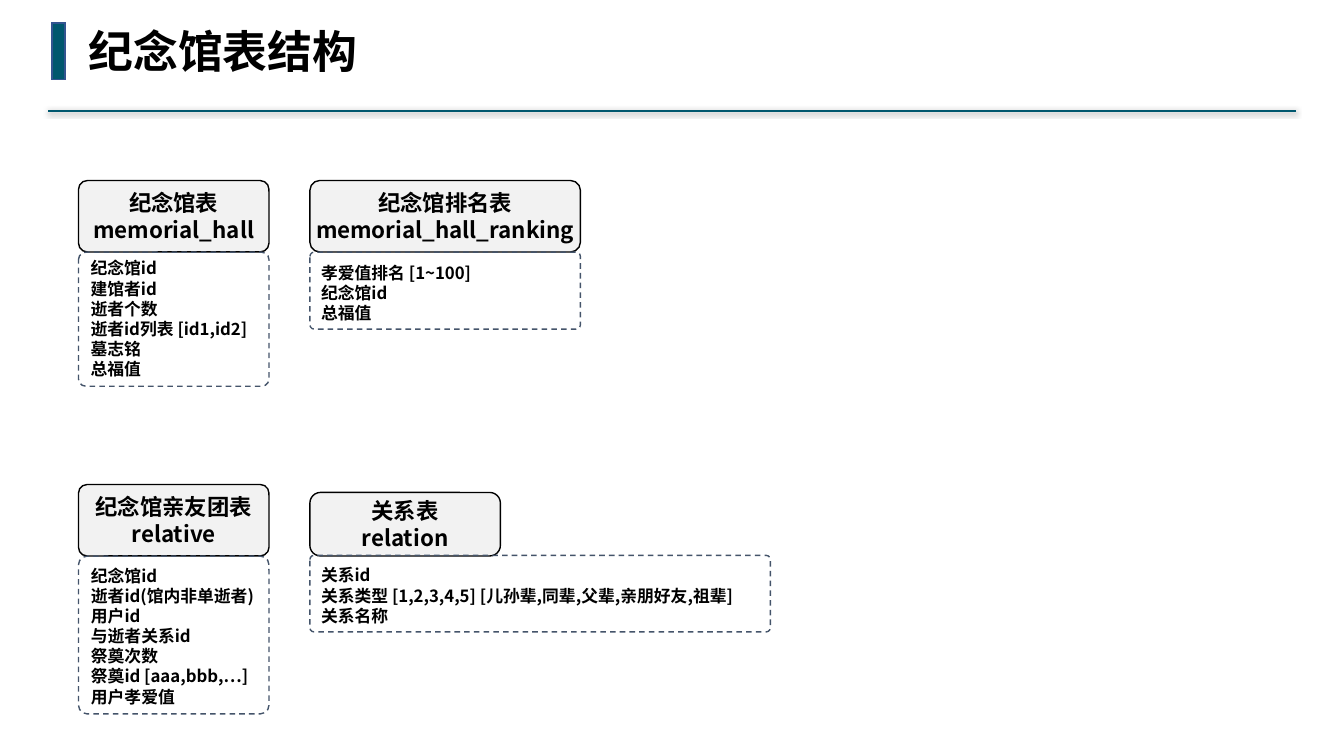
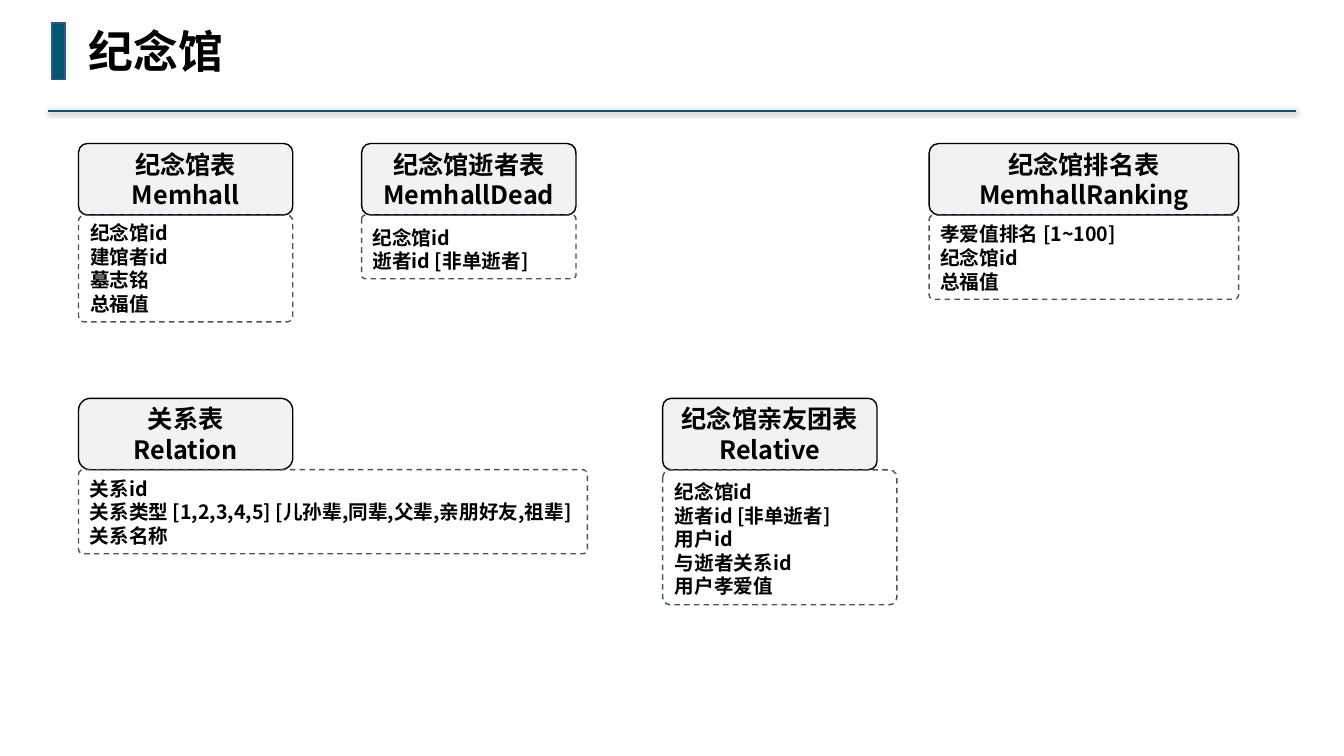
Before and after one commit to buddhachain/buddhaContract, a slide deck: slide 4 of doc/09.祭奠堂.pptx. Drawn at 1344x756 pixels with LibreOffice and Linux fonts; fonts in the diff are those of the drawing. Boxes give left, top, right and bottom in pixels: in the first picture for what was removed or moved away, otherwise in the second. Text is boxed around its words. In the diff, an @@ line names an element or a change of style, - is before the commit and + after.

Commit message:
设计祭奠堂逻辑

```diff
--- a/doc/09.祭奠堂.pptx
+++ b/doc/09.祭奠堂.pptx
@@ text at bbox=[88, 29, 222, 72]: text changed @@
-纪念馆表结构
+纪念馆
@@ rounded rectangle "纪念馆表": place and size @@
-rounded rectangle "纪念馆表" at bbox=[79, 180, 269, 252]
+rounded rectangle "纪念馆表" at bbox=[79, 143, 293, 215]
@@ rounded rectangle added at bbox=[362, 143, 577, 215], fill #F2F2F2, outline #000000 1 pt, 18 pt, text #000000, bold @@
+纪念馆逝者表
+MemhallDead
@@ rounded rectangle "纪念馆排名表": place and size @@
-rounded rectangle "纪念馆排名表" at bbox=[310, 180, 580, 252]
+rounded rectangle "纪念馆排名表" at bbox=[930, 143, 1239, 215]
@@ text in rounded rectangle at bbox=[135, 152, 236, 177]: size 16 to 18 pt in "纪念馆表" @@
@@ text in rounded rectangle at bbox=[1008, 152, 1159, 177]: size 16 to 18 pt in "纪念馆排名表" @@
@@ text in rounded rectangle at bbox=[132, 184, 239, 205]: text changed; size 16 to 18 pt @@
-memorial_hall
+Memhall
@@ text in rounded rectangle at bbox=[979, 183, 1188, 210]: text changed; size 16 to 18 pt @@
-memorial_hall_ranking
+MemhallRanking
@@ rounded rectangle "纪念馆id": place and size @@
-rounded rectangle "纪念馆id" at bbox=[79, 252, 269, 386]
+rounded rectangle "纪念馆id" at bbox=[79, 215, 293, 322]
@@ rounded rectangle added at bbox=[362, 215, 577, 278], outline #44546A 1 pt dashed, 14 pt, text #000000, bold @@
+纪念馆id
+逝者id [非单逝者]
@@ rounded rectangle "孝爱值排名 [1~100]": place and size @@
-rounded rectangle "孝爱值排名 [1~100]" at bbox=[310, 252, 580, 329]
+rounded rectangle "孝爱值排名 [1~100]" at bbox=[930, 215, 1239, 299]
@@ text in rounded rectangle at bbox=[91, 300, 248, 339]: paragraphs removed @@
-逝者个数
-逝者id列表 [id1,id2]
@@ rounded rectangle "关系表": place and size @@
-rounded rectangle "关系表" at bbox=[310, 493, 500, 557]
+rounded rectangle "关系表" at bbox=[79, 398, 293, 470]
@@ text in rounded rectangle at bbox=[148, 406, 224, 430]: size 16 to 18 pt in "关系表" @@
@@ rounded rectangle "纪念馆亲友团表": place and size @@
-rounded rectangle "纪念馆亲友团表" at bbox=[79, 485, 269, 557]
+rounded rectangle "纪念馆亲友团表" at bbox=[662, 398, 877, 470]
@@ text in rounded rectangle at bbox=[682, 406, 858, 431]: size 16 to 18 pt in "纪念馆亲友团表" @@
@@ text in rounded rectangle at bbox=[134, 438, 238, 460]: text changed; size 16 to 18 pt @@
-relation
+Relation
@@ text in rounded rectangle at bbox=[719, 438, 820, 460]: text changed; size 16 to 18 pt @@
-relative
+Relative
@@ size 12 to 14 pt in 3 elements at bbox=[79, 215, 293, 322], bbox=[930, 215, 1239, 299], bbox=[79, 470, 588, 555] @@
@@ rounded rectangle "关系id": place and size @@
-rounded rectangle "关系id" at bbox=[310, 556, 770, 632]
+rounded rectangle "关系id" at bbox=[79, 470, 588, 555]
@@ rounded rectangle "纪念馆id": place and size @@
-rounded rectangle "纪念馆id" at bbox=[79, 557, 269, 715]
+rounded rectangle "纪念馆id" at bbox=[662, 470, 896, 605]
@@ text in rounded rectangle at bbox=[675, 506, 830, 527]: text changed; size 12 to 14 pt @@
-逝者id(馆内非单逝者)
+逝者id [非单逝者]
@@ text in rounded rectangle at bbox=[675, 482, 792, 595]: size 12 to 14 pt in "纪念馆id", "用户id", "与逝者关系id", "用户孝爱值" @@
@@ text in rounded rectangle at bbox=[91, 647, 248, 686]: paragraphs removed @@
-祭奠次数
-祭奠id [aaa,bbb,…]
```
Also in this commit, not shown: 9 other slides changed, 1 slide added, 1 slide removed, 6 other files.
